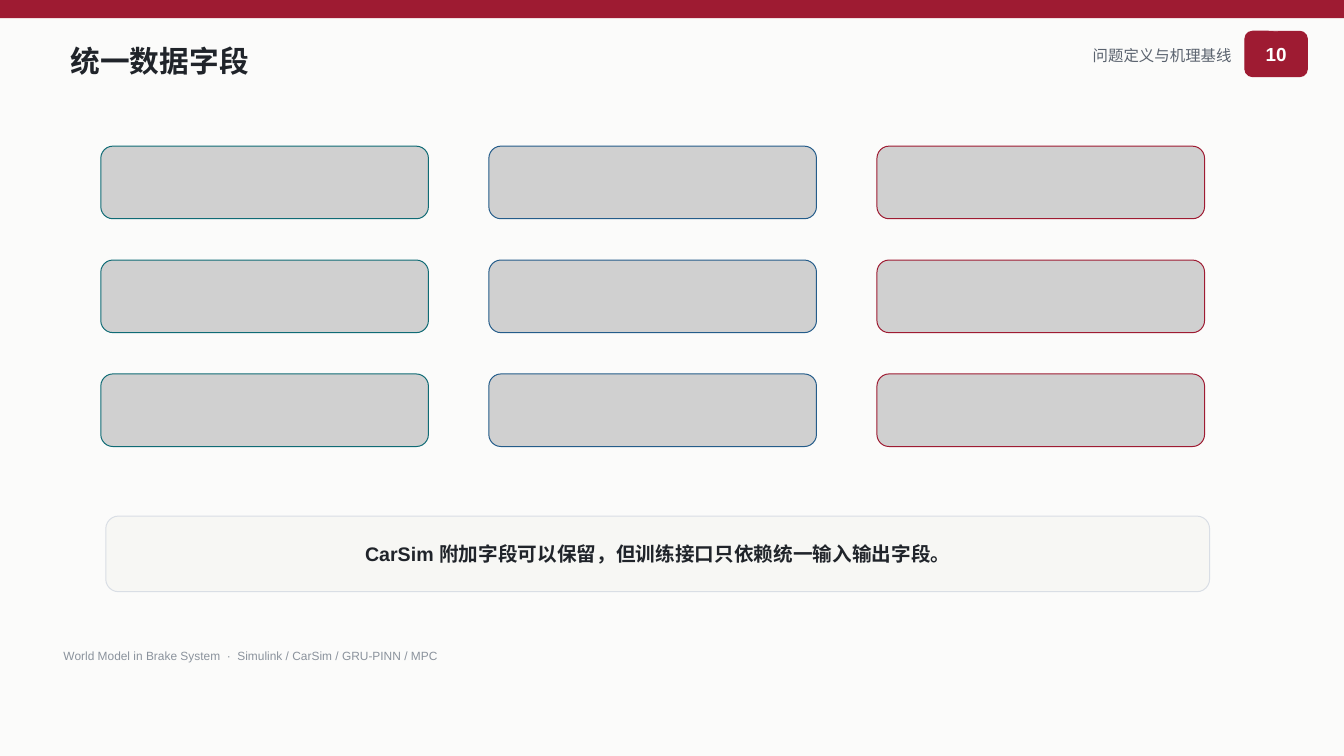
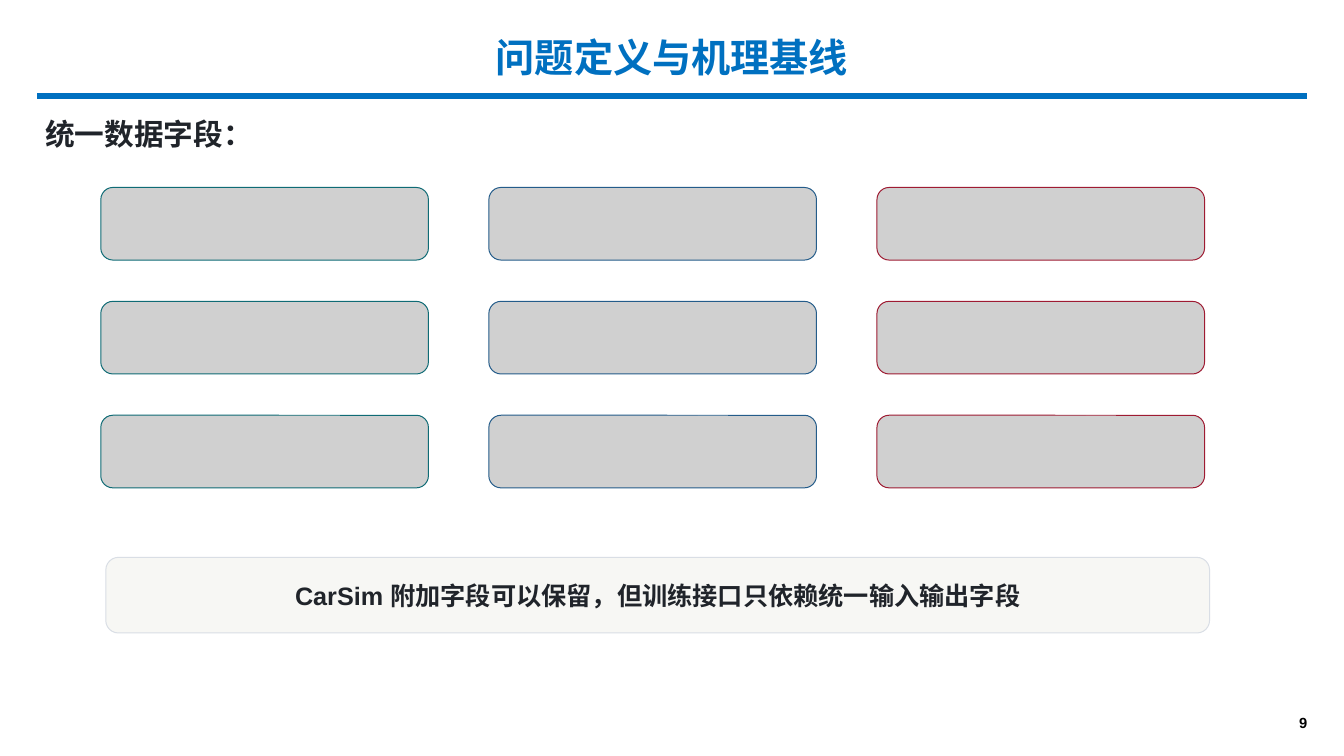
Before and after one commit to MrZang27/World-Model-in-Brake-System, a slide deck: slide 9 of docs/Group1_World_Model_Brake_System_Final.pptx (slide 12 before the commit). Drawn at 1344x756 pixels with LibreOffice and Linux fonts; fonts in the diff are those of the drawing; grey boxes stand for pictures; background and template pictures are left out. Boxes give left, top, right and bottom in pixels: in the first picture for what was removed or moved away, otherwise in the second. Text is boxed around its words. In the diff, an @@ line names an element or a change of style, - is before the commit and + after.

```diff
--- a/docs/Group1_World_Model_Brake_System_Final.pptx
+++ b/docs/Group1_World_Model_Brake_System_Final.pptx
@@ rectangle removed at [0, 0, 1344, 756] @@
@@ rectangle removed at [0, 0, 1344, 18] @@
@@ title "问题定义与机理基线": place and size @@
-title "问题定义与机理基线" at [1093, 48, 1232, 62]
+title "问题定义与机理基线" at [496, 38, 848, 76]
@@ title "问题定义与机理基线" at [496, 38, 848, 76]: size 11 to 28 pt, text colour #5A626E to #0070C0, bold on; alignment right to centre; vertical alignment top to middle @@
@@ rounded rectangle removed at [1245, 31, 1308, 77] @@
-10
@@ rectangle added at [37, 93, 1308, 99], fill #0070C0 @@
@@ text at [45, 119, 253, 148]: text changed @@
-统一数据字段
+统一数据字段：
@@ picture removed at [101, 146, 429, 219] @@
@@ picture removed at [877, 146, 1205, 219] @@
@@ picture added at [101, 188, 429, 260] @@
@@ picture added at [877, 188, 1205, 260] @@
@@ picture removed at [101, 260, 429, 333] @@
@@ picture removed at [489, 260, 817, 333] @@
@@ picture removed at [877, 260, 1205, 333] @@
@@ picture added at [101, 301, 429, 374] @@
@@ picture added at [489, 301, 817, 374] @@
@@ picture added at [877, 301, 1205, 374] @@
@@ picture removed at [489, 374, 817, 447] @@
@@ picture removed at [877, 374, 1205, 447] @@
@@ picture added at [489, 415, 817, 488] @@
@@ picture added at [877, 415, 1205, 488] @@
@@ 2 pictures, 1 rounded rectangle: place and size @@
-2 pictures, 1 rounded rectangle at [101, 146, 1210, 592]
+2 pictures, 1 rounded rectangle at [101, 188, 1210, 633]
@@ text in rounded rectangle at [295, 583, 1020, 609]: text changed; size 14 to 18 pt @@
-CarSim 附加字段可以保留，但训练接口只依赖统一输入输出字段。
+CarSim 附加字段可以保留，但训练接口只依赖统一输入输出字段
@@ text removed at [63, 651, 437, 662] @@
-World Model in Brake System · Simulink / CarSim / GRU-PINN / MPC
@@ page number added at [1299, 716, 1307, 731], 10.5 pt, text #000000, bold @@
+9
```
Also in this commit, not shown: 6 other slides changed, 1 slide added, 5 slides removed, 2 other files.
